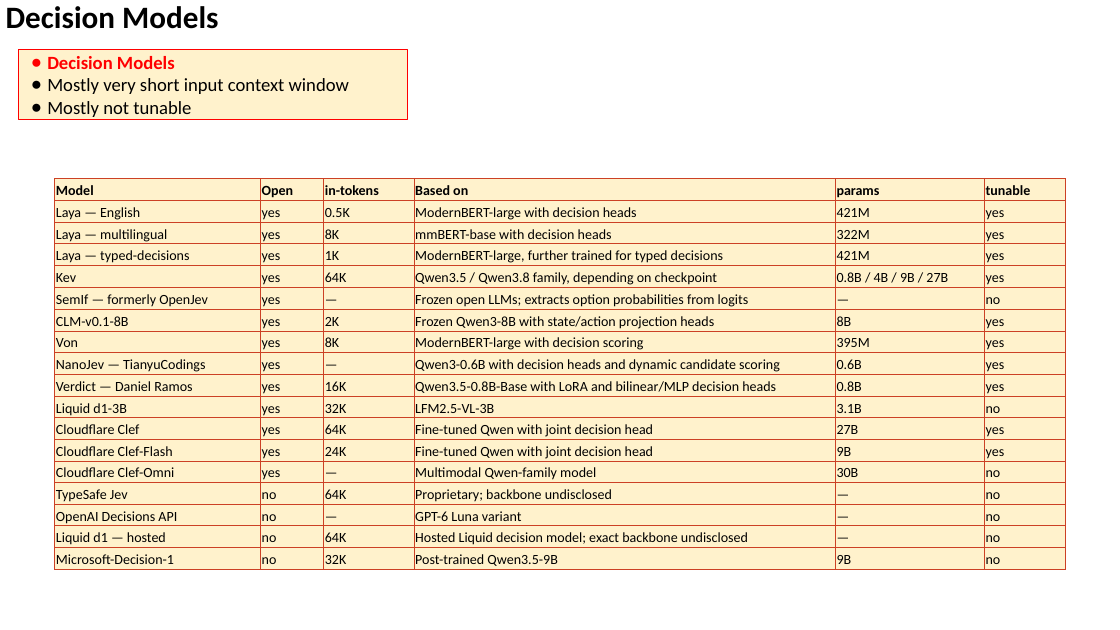
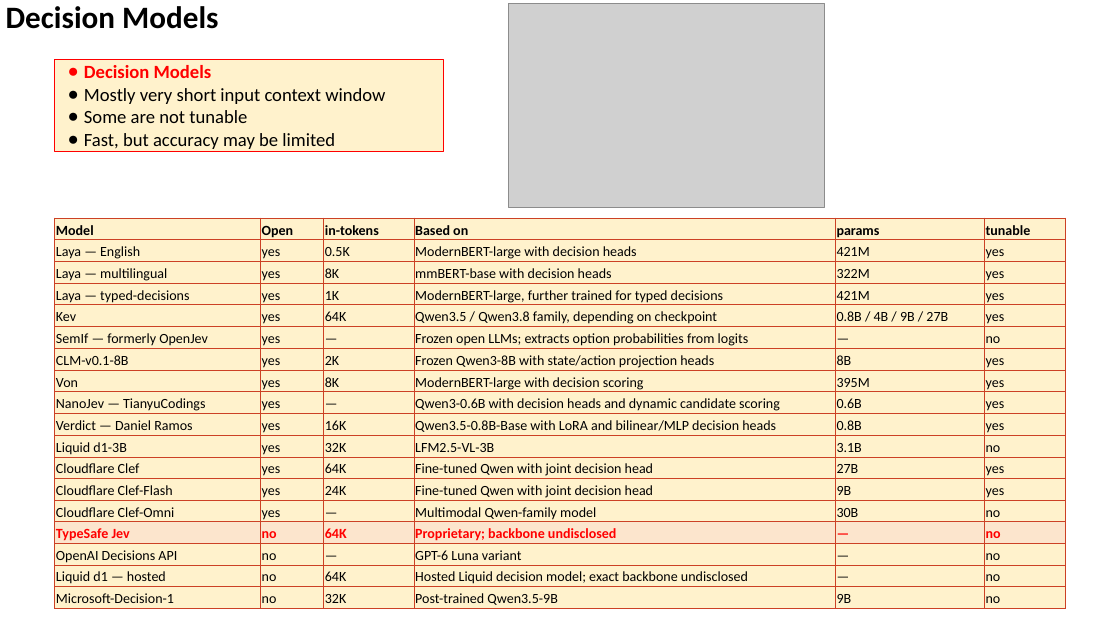
Before and after one commit to lselector/seminar, a slide deck: slide 10 of 2026/2026-10-16-AI-News.pptx (slide 8 before the commit). Drawn at 1120x630 pixels with LibreOffice and Linux fonts; fonts in the diff are those of the drawing; grey boxes stand for pictures. Boxes give left, top, right and bottom in pixels: in the first picture for what was removed or moved away, otherwise in the second. Text is boxed around its words. In the diff, an @@ line names an element or a change of style, - is before the commit and + after.

```diff
--- a/2026/2026-10-16-AI-News.pptx
+++ b/2026/2026-10-16-AI-News.pptx
@@ picture added at [508, 3, 824, 207] @@
@@ rectangle "Decision Models": place and size @@
-rectangle "Decision Models" at [18, 49, 407, 120]
+rectangle "Decision Models" at [55, 59, 444, 152]
@@ text in rectangle at [84, 110, 335, 149]: text changed @@
-● Mostly not tunable
+● Some are not tunable
+● Fast, but accuracy may be limited
@@ table at [55, 218, 1065, 609] @@
@@ fill #FFF2CC to #FCE5CD in row 15 @@
@@ text colour #000000 to #FF0000, bold on in "TypeSafe Jev", "no", "64K", "Proprietary; backbone undisclosed" and 2 more places @@
@@ table: place and size @@
-table at [55, 179, 1065, 570]
+table at [55, 218, 1065, 609]
```
Also in this commit, not shown: 12 other slides changed, 5 slides added.
